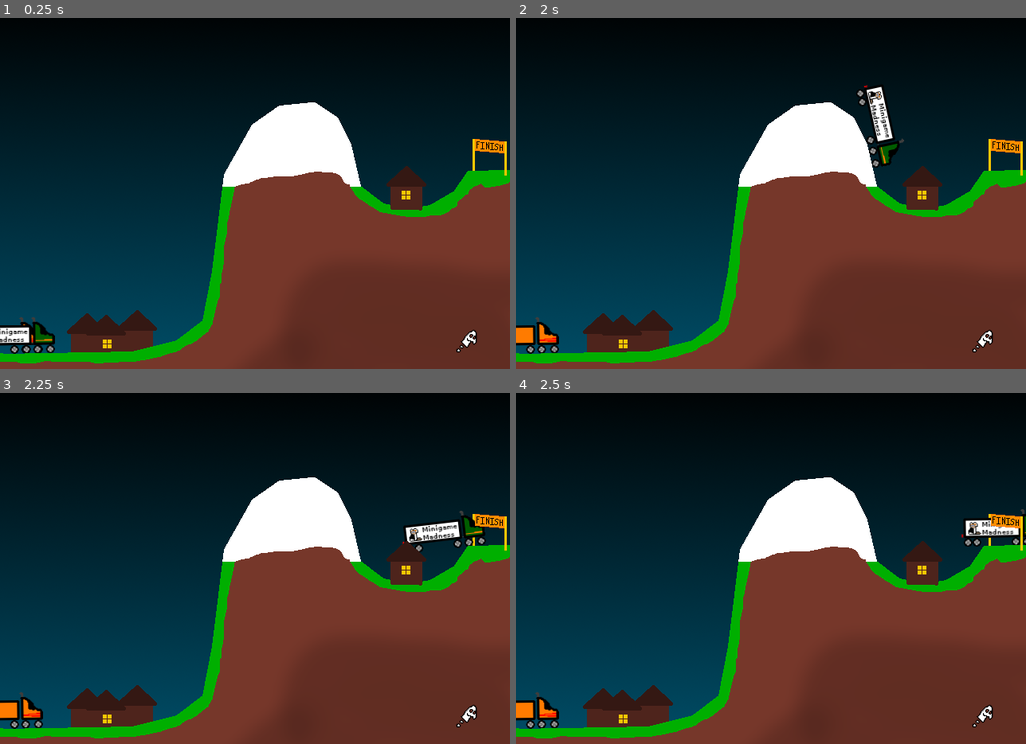
Above: before the commit, frames 1-4 (two rows, left to right).
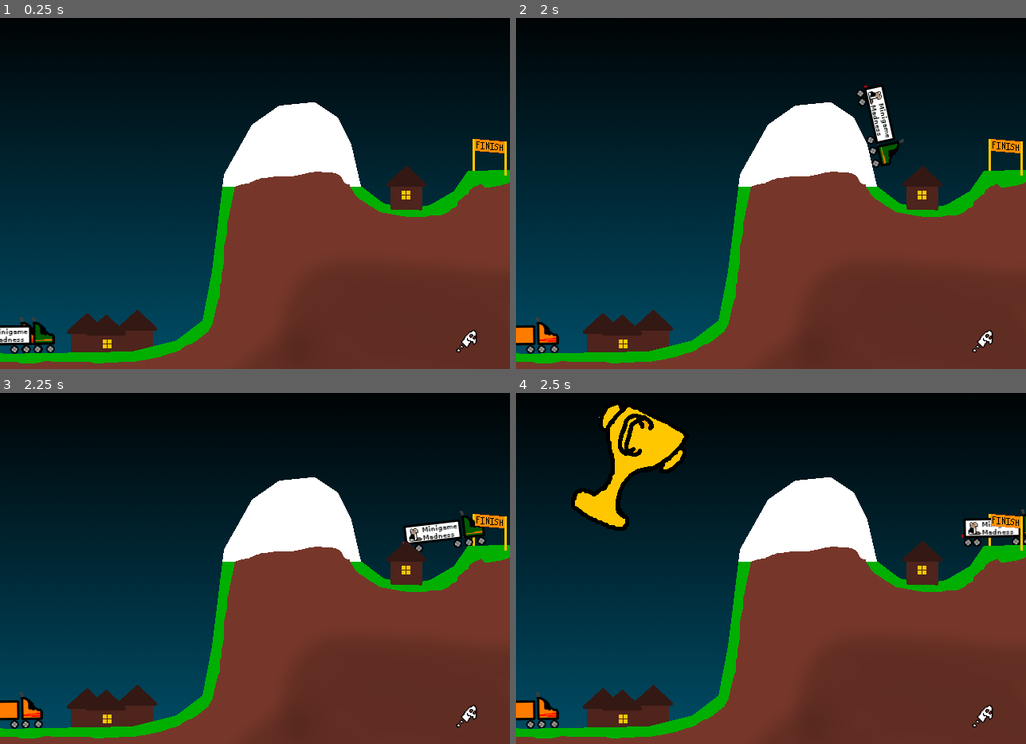
Above: after the commit, the same moments.

Repository: swashdev/minigame-madness
Game: Godot game, scene res://mini/big_rigs/big_rig_minigame.tscn
Two runs of this game, one before a commit and one after it. Both use one fixed random seed, a clock stepped at 60 frames per second and the inputs below. This scene is started directly instead of the project's main scene.
Inputs:
- Up to frame 1 (0.25 s): no input
- Up to frame 2 (2 s): tap Enter at 0.5 s; hold Space (action) 0.53-1.28 s; hold Right (move_right) from 0.53 s (still down); tap Up (move_up) at 0.77, 1.52 s; tap Space (action) at 1.35 s
- Up to frame 3 (2.25 s): release Right (move_right) at 2.03 s; hold Left (move_left) from 2.03 s (still down); hold Space (action) from 2.03 s (still down)
- Up to frame 4 (2.5 s): keep holding Left (move_left); keep holding Space (action)

Frames 1-3 are identical in both runs. In frame 4, 3.0% of the frame differs, in the area x 10-33%, y 3-40%.

Commit message:
[BIGRIG] add a script for the minigame.
The "Race that Rig!" script is very simple.  It just unlocks movement in
Rig1 and then responds to the "finished" signal by revealing the trophy
and emitting the "won" signal.

Diff:
--- a/mini/big_rigs/big_rig_minigame.tscn
+++ b/mini/big_rigs/big_rig_minigame.tscn
@@ -1,6 +1,6 @@
 [gd_scene load_steps=9 format=2]
 
-[ext_resource path="res://shared/scripts/minigame.gd" type="Script" id=1]
+[ext_resource path="res://mini/big_rigs/scripts/big_rig_minigame.gd" type="Script" id=1]
 [ext_resource path="res://mini/big_rigs/images/characters/rig1.png" type="Texture" id=2]
 [ext_resource path="res://mini/big_rigs/scripts/characters/rig.gd" type="Script" id=3]
 [ext_resource path="res://mini/big_rigs/images/backgrounds/fg.png" type="Texture" id=4]
@@ -15,6 +15,7 @@
 
 [node name="BigRigMinigame" type="Node2D"]
 script = ExtResource( 1 )
+_instruction = "Race that Rig!"
 
 [node name="Background" type="TextureRect" parent="."]
 margin_right = 40.0
@@ -66,3 +67,4 @@
 __meta__ = {
 "_edit_use_anchors_": false
 }
+[connection signal="finished" from="RigPath/Rig1" to="." method="_on_Rig1_finished"]
--- /dev/null
+++ b/mini/big_rigs/scripts/big_rig_minigame.gd
@@ -0,0 +1,14 @@
+extends Minigame
+# A script for the "Race that Rig!" minigame.
+
+
+# Upon starting, enable movement in the rigs.
+func start():
+	_unlock_controls = true
+	$RigPath/Rig1.allow_movement = true
+
+
+# Rig1 has reached the end of the course and the player therefore wins.
+func _on_Rig1_finished():
+	emit_signal( "won" )
+	$TextureRect.show()
